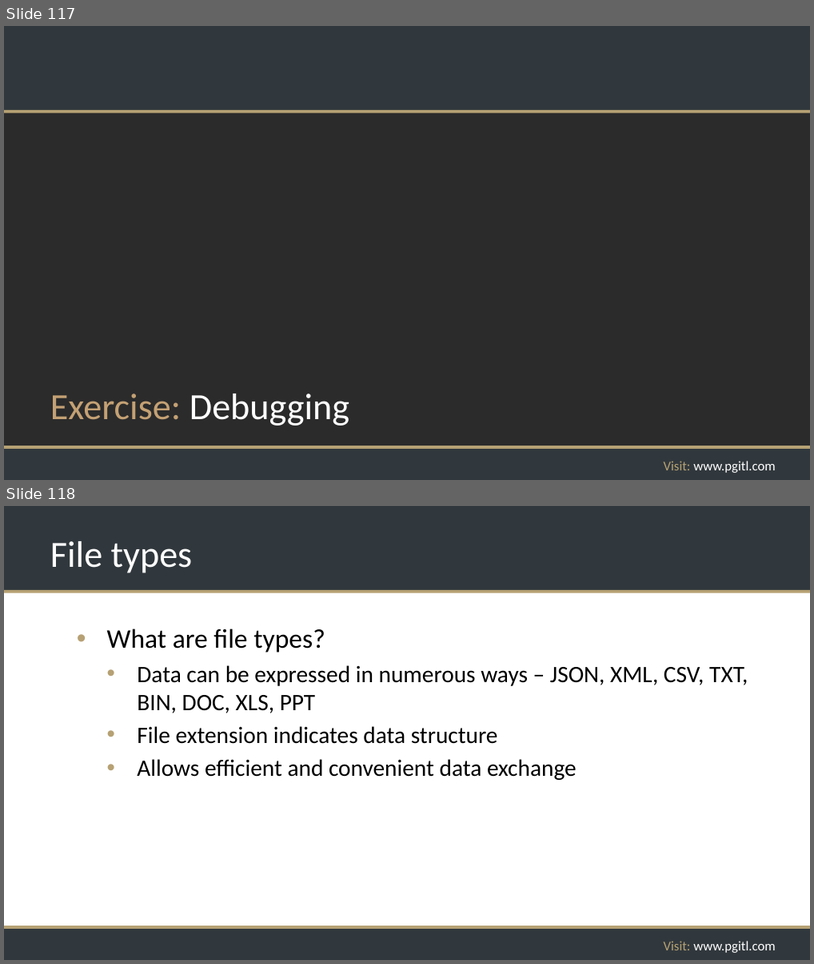
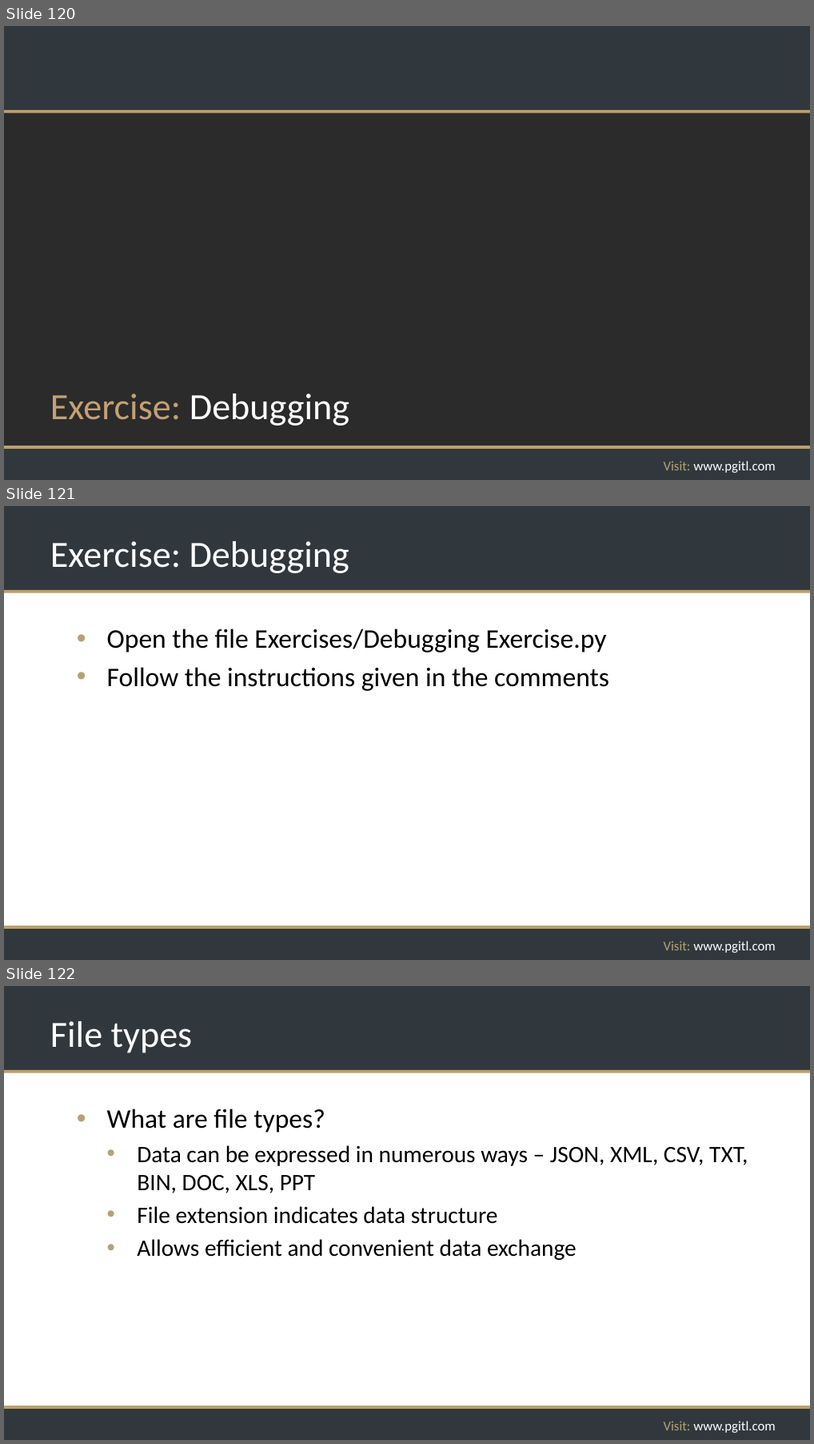
Before and after one commit to rikkouri/project-a, a slide deck: Programming Foundations.pptx. Shown one above the other, each under a label of ours: slides 117 and 118 before the commit, slides 120, 121 and 122 after it. The pictures are 814x964 and 814x1444 pixels, drawn with LibreOffice and Linux fonts; fonts in the diff are those of the drawing; background and template pictures are left out; a plain dark background stands for a picture behind light text. Boxes give left, top, right and bottom in pixels: in the first picture for what was removed or moved away, otherwise in the second. Text is boxed around its words. In the diff, an @@ line names an element or a change of style, - is before the commit and + after.

Commit message:
Debugging examples and exercise

```diff
--- a/Programming Foundations.pptx
+++ b/Programming Foundations.pptx
@@ slide 121 added at (4,506,810,960), background #FFFFFF; not listed: 5 template elements that a slide beside it also shows @@
@@ title added at (50,541,350,573), 44 pt, text #FFFFFF @@
+Exercise: Debugging
@@ text added at (107,628,610,691), 32 pt, text #000000 @@
+• Open the file Exercises/Debugging Exercise.py
+• Follow the instructions given in the comments
@@ what was slide 117 is now slide 120 @@
@@ what was slide 118 is now slide 122 @@
```
Also in this commit, not shown: 4 slides changed, 3 other slides added, 4 other files.
